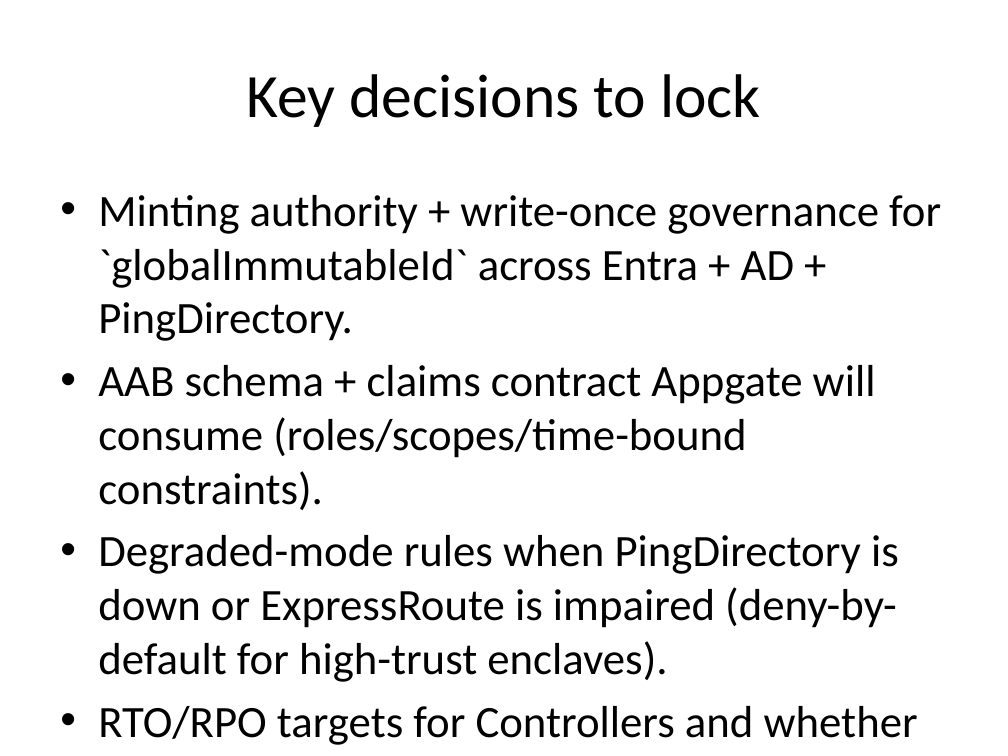
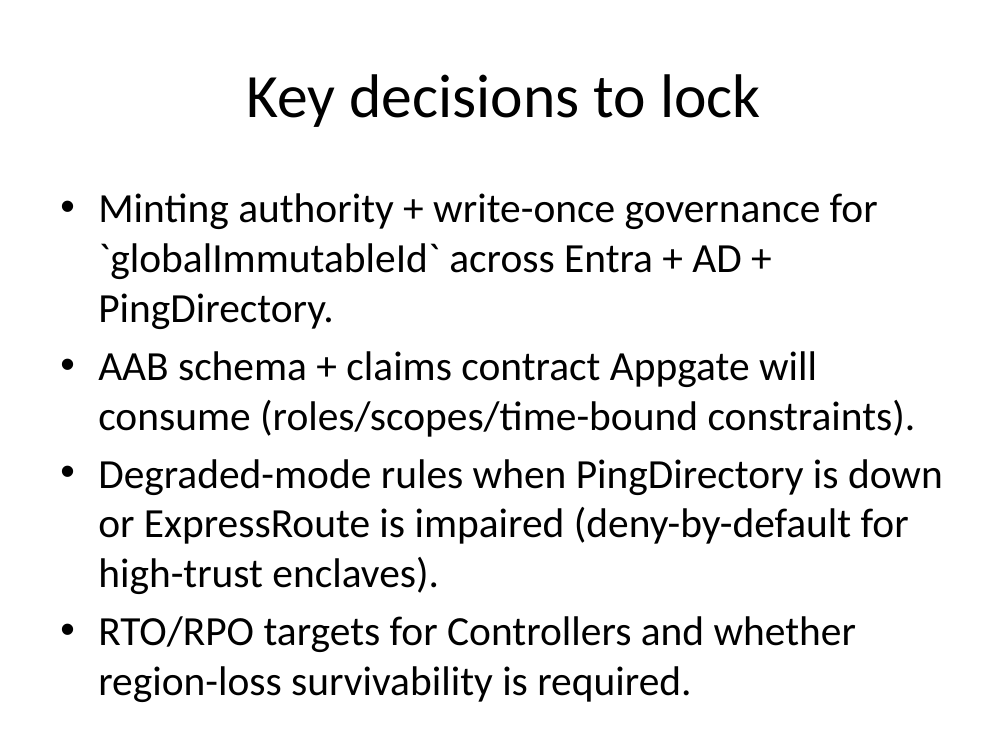
Before and after one commit to cantrellr/vyos-appgate-dren-lab, a slide deck: slide 8 of docs/Appgate-Keycloak-Entra-AD-PingDirectory-Azure-AppgateHybrid-ExpressRoute-Exec-Summary.pptx. Drawn at 1008x756 pixels with LibreOffice and Linux fonts; fonts in the diff are those of the drawing. Boxes give left, top, right and bottom in pixels: in the first picture for what was removed or moved away, otherwise in the second. Text is boxed around its words. In the diff, an @@ line names an element or a change of style, - is before the commit and + after.

```diff
--- a/docs/Appgate-Keycloak-Entra-AD-PingDirectory-Azure-AppgateHybrid-ExpressRoute-Exec-Summary.pptx
+++ b/docs/Appgate-Keycloak-Entra-AD-PingDirectory-Azure-AppgateHybrid-ExpressRoute-Exec-Summary.pptx
@@ text "Minting authority + write-once governance ..." at [98,193,943,702]: size 32 to 29.6 pt @@
```
Also in this commit, not shown: 3 other slides changed, 1 other file.
